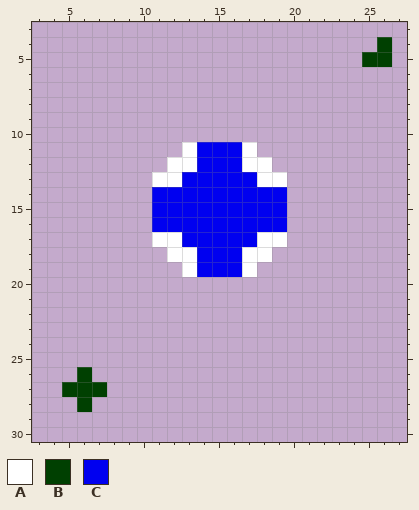
Two versions of one pixel-art sprite, moongate_clearing_l2.png. The picture above was drawn from the file before the commit.
The file is 32x32 pixels. Colours within 5 levels of each other are drawn and written as one. Shown: x 3..27, y 3..30.
Palette (. is transparent): A #ffffff  B #004001  C #0000f0
Pixels before, first column x 5:
 4 .....................B
 5 ....................BB
 6 ......................
 7 ......................
 8 ......................
 9 ......................
10 ......................
11 ........ACCCA.........
12 .......AACCCAA........
13 ......AACCCCCAA.......
14 ......CCCCCCCCC.......
15 ......CCCCCCCCC.......
16 ......CCCCCCCCC.......
17 ......AACCCCCAA.......
18 .......AACCCAA........
19 ........ACCCA.........
20 ......................
21 ......................
22 ......................
23 ......................
24 ......................
25 ......................
26 .B....................
27 BBB...................
28 .B....................
And afterwards:
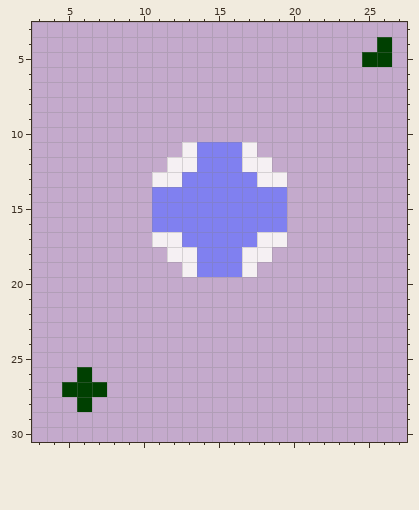
Change:
Colour A changes from #ffffff to #f5f0f3.
Colour C changes from #0000f0 to #8080f0.
